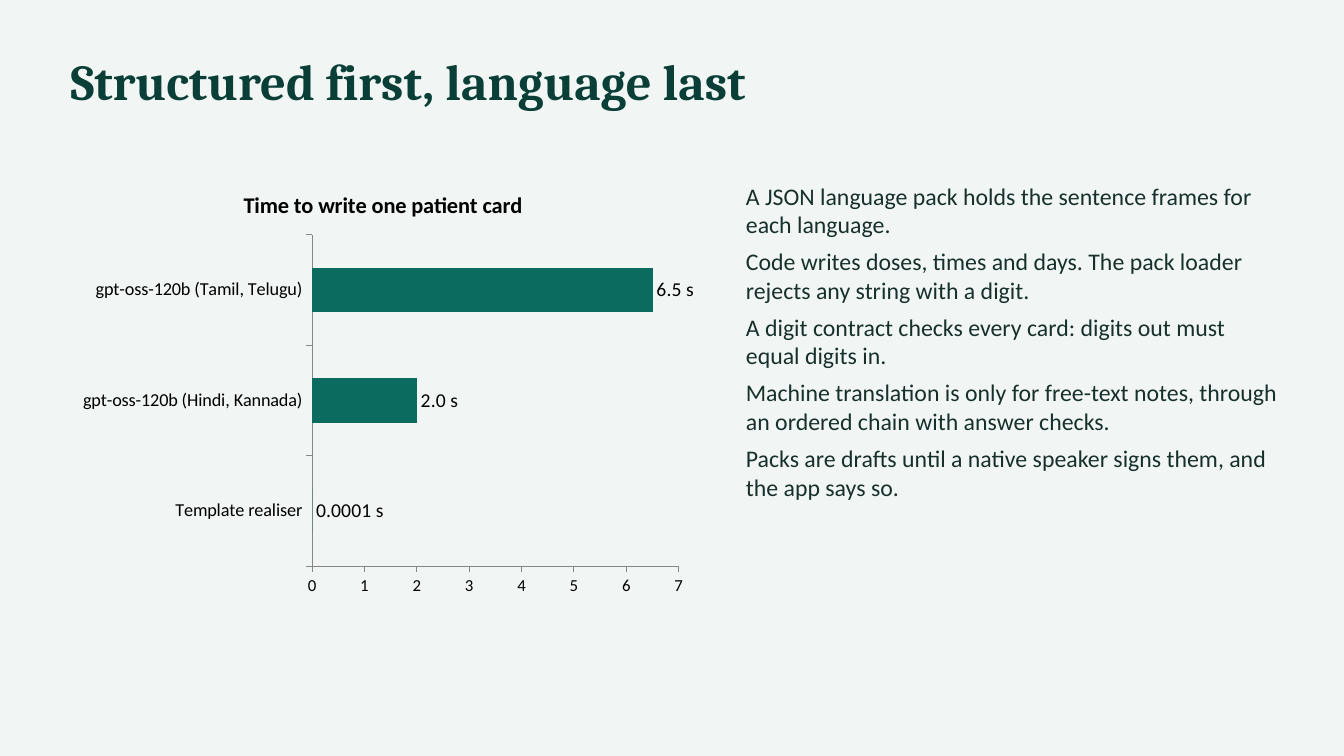
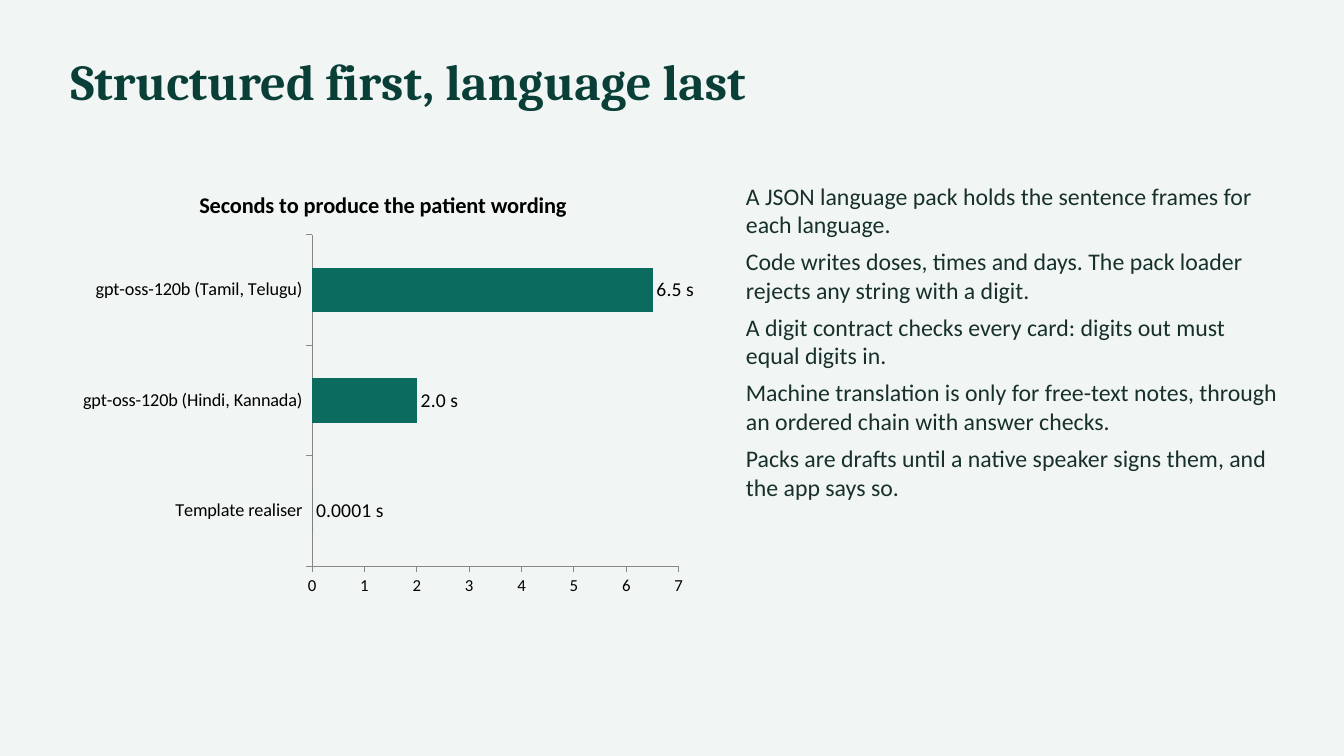
Before and after one commit to Sanjay2408/MedSaarthi-AI, a slide deck: slide 5 of docs/MedSaarthi_Jury_Deck.pptx. Drawn at 1344x756 pixels with LibreOffice and Linux fonts; fonts in the diff are those of the drawing. Boxes give left, top, right and bottom in pixels: in the first picture for what was removed or moved away, otherwise in the second. Text is boxed around its words. In the diff, an @@ line names an element or a change of style, - is before the commit and + after.

```diff
--- a/docs/MedSaarthi_Jury_Deck.pptx
+++ b/docs/MedSaarthi_Jury_Deck.pptx
@@ bar chart at (71,171,696,605) @@
@@ title "Time to write one patient card" to "Seconds to produce the patient wording" @@
```
Also in this commit, not shown: 3 other slides changed, 36 other files.
